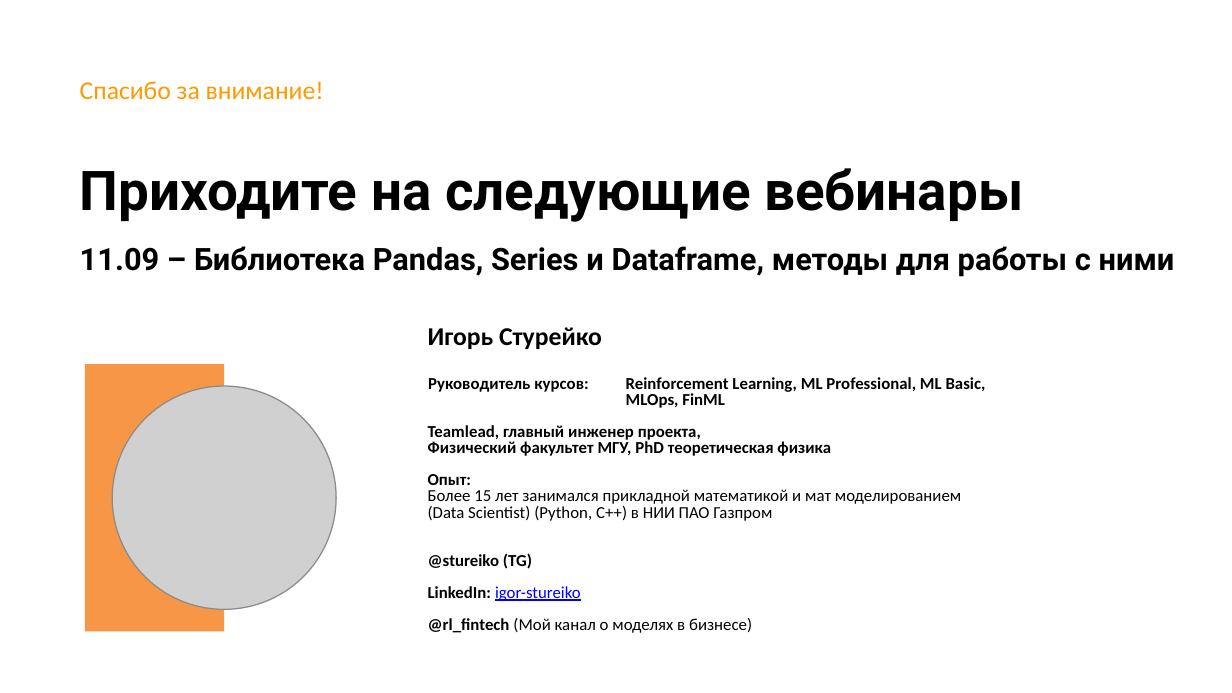
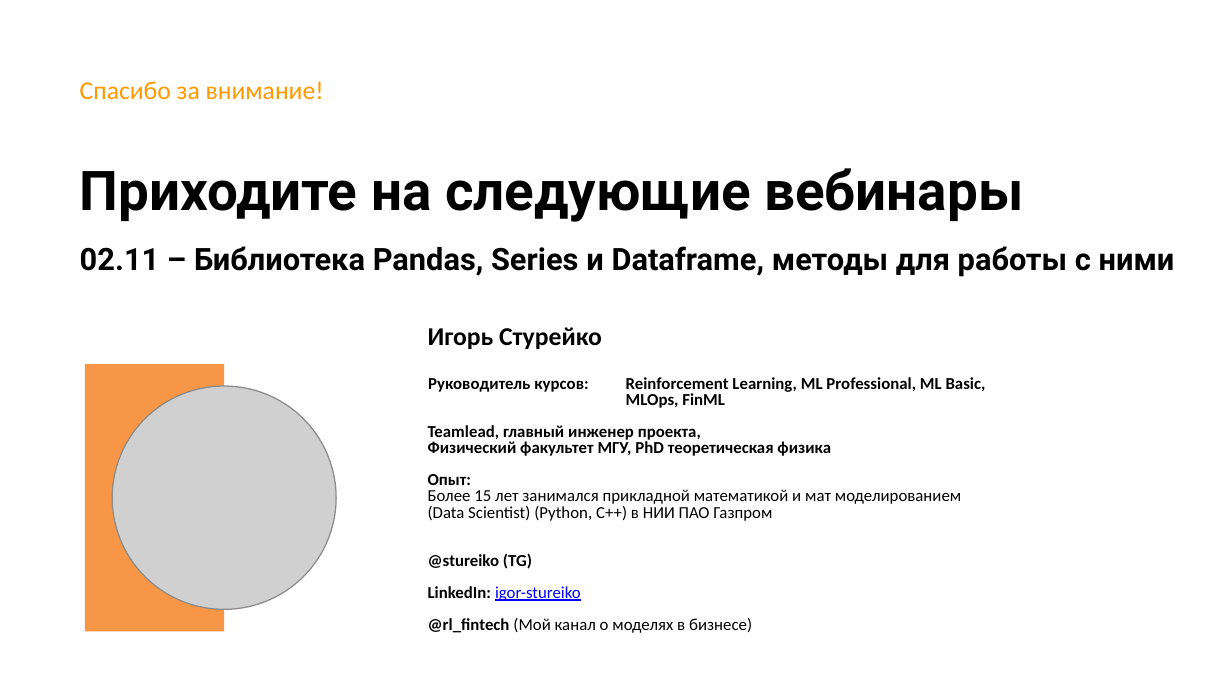
Before and after one commit to stureiko/Otus_lectures, a slide deck: slide 27 of Python/21_NumPy/Presentation/21_Библиотека_Numpy.pptx. Drawn at 1232x693 pixels with LibreOffice and Linux fonts; fonts in the diff are those of the drawing; grey boxes stand for pictures; background and template pictures are left out. Boxes give left, top, right and bottom in pixels: in the first picture for what was removed or moved away, otherwise in the second. Text is boxed around its words. In the diff, an @@ line names an element or a change of style, - is before the commit and + after.

```diff
--- a/Python/21_NumPy/Presentation/21_Библиотека_Numpy.pptx
+++ b/Python/21_NumPy/Presentation/21_Библиотека_Numpy.pptx
@@ title at [80,168,1175,277]: text changed @@
-Приходите на следующие вебинары
-11.09 – Библиотека Pandas, Series и Dataframe, методы для работы с ними
+Приходите на следующие вебинары
+02.11 – Библиотека Pandas, Series и Dataframe, методы для работы с ними
```
Also in this commit, not shown: 17 other files.
